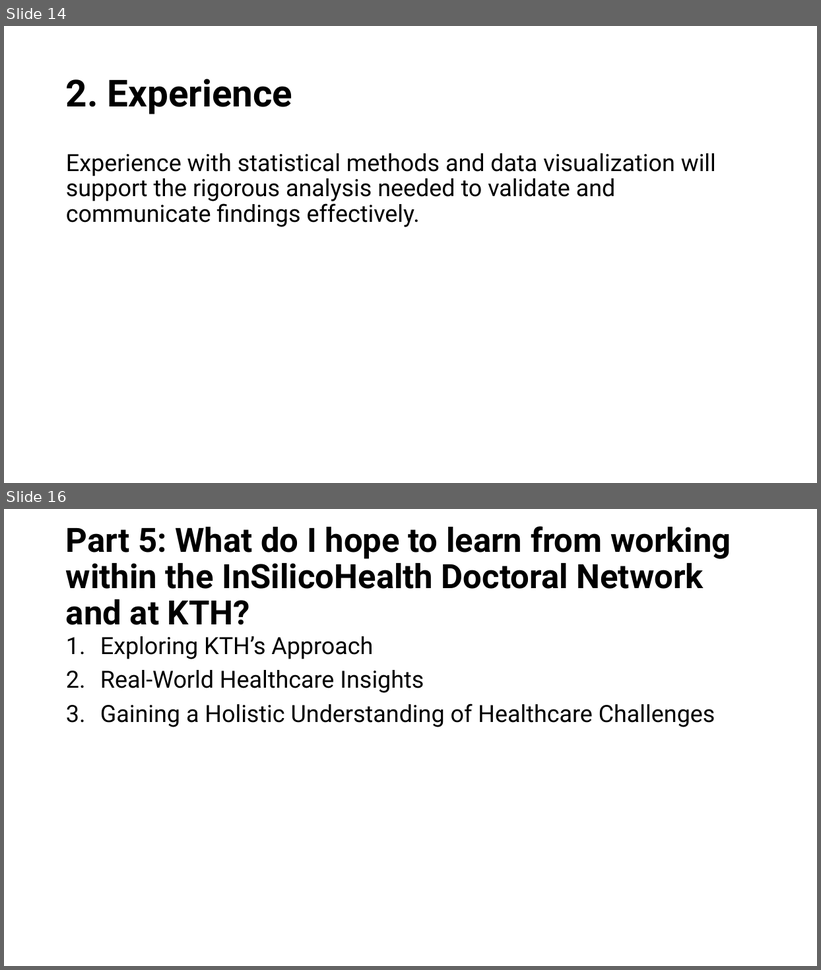
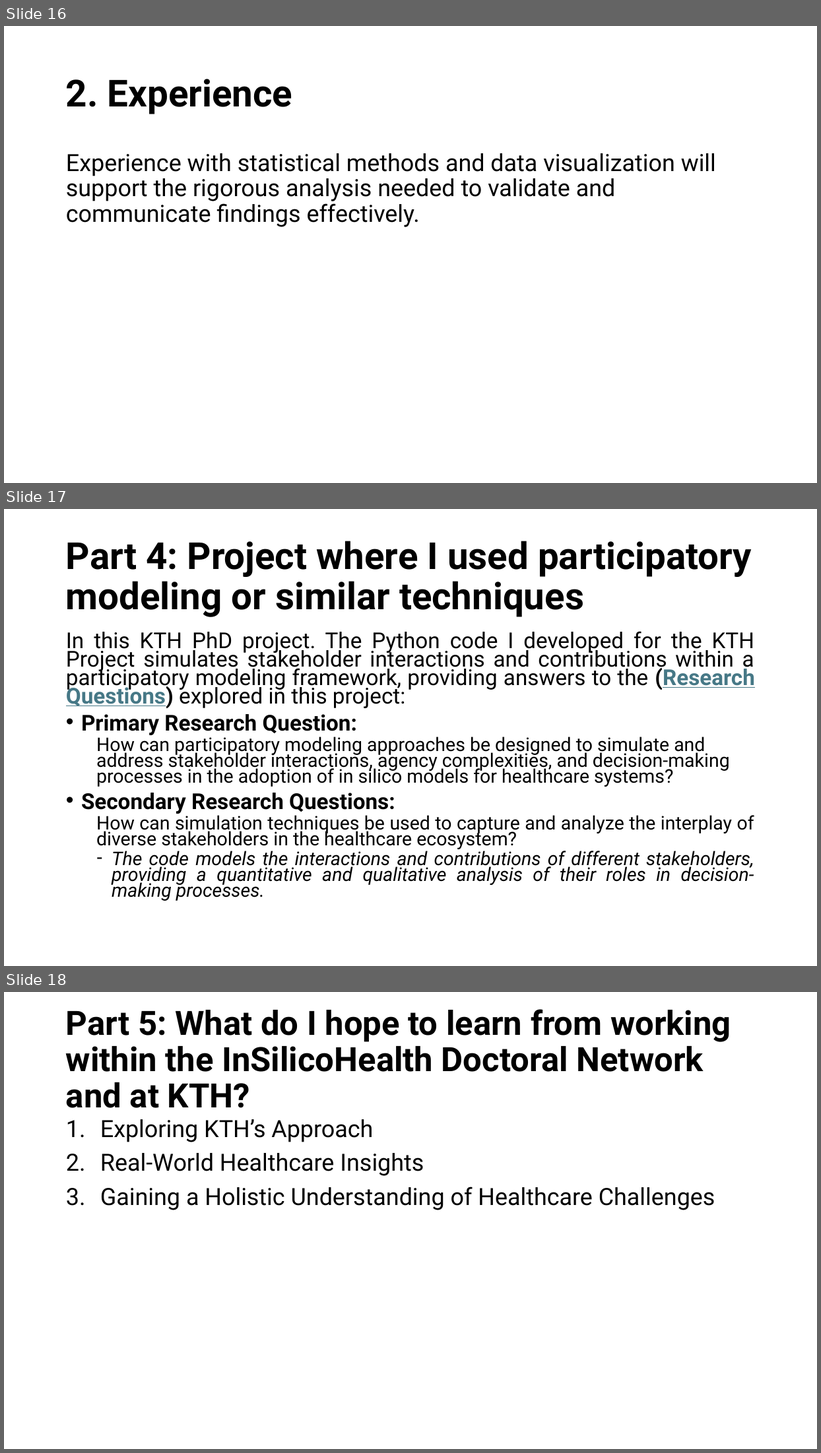
Before and after one commit to HeiderJeffer/Modeling-for-Societal-Complexity-in-Healthcare, a slide deck: Background and motivation.pptx. Shown one above the other, each under a label of ours: slides 14 and 16 before the commit, slides 16, 17 and 18 after it; the slides between them are not shown. The pictures are 821x970 and 821x1453 pixels, drawn with LibreOffice and Linux fonts; fonts in the diff are those of the drawing. Boxes give left, top, right and bottom in pixels: in the first picture for what was removed or moved away, otherwise in the second. Text is boxed around its words. In the diff, an @@ line names an element or a change of style, - is before the commit and + after.

```diff
--- a/Background and motivation.pptx
+++ b/Background and motivation.pptx
@@ slide 17 added at box(4, 509, 817, 966), background #FFFFFF @@
@@ title added at box(66, 541, 752, 617), 44 pt, text #000000, bold @@
+Part 4: Project where I used participatory modeling or similar techniques
@@ text added at box(66, 631, 755, 901), 22.2 pt, text #000000 @@
+In this KTH PhD project. The Python code I developed for the KTH Project simulates stakeholder interactions and contributions within a participatory modeling framework, providing answers to the (Research Questions) explored in this project:
+• Primary Research Question:
+  How can participatory modeling approaches be designed to simulate and address stakeholder interactions, agency complexities, and decision-making processes in the adoption of in silico models for healthcare systems?
+• Secondary Research Questions:
+  How can simulation techniques be used to capture and analyze the interplay of diverse stakeholders in the healthcare ecosystem?
+  – The code models the interactions and contributions of different stakeholders, providing a quantitative and qualitative analysis of their roles in decision-making processes.
@@ what was slide 14 is now slide 16 @@
@@ what was slide 16 is now slide 18 @@
```
Also in this commit, not shown: 4 slides changed, 2 other slides added, 1 slide removed.
